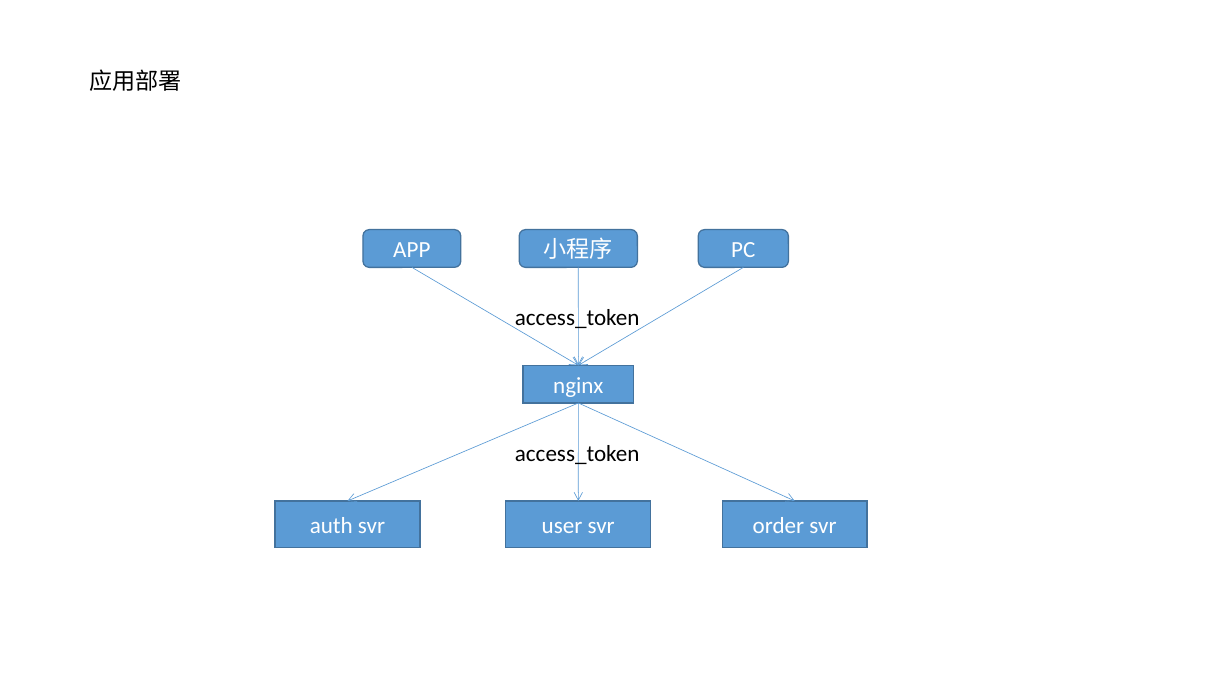
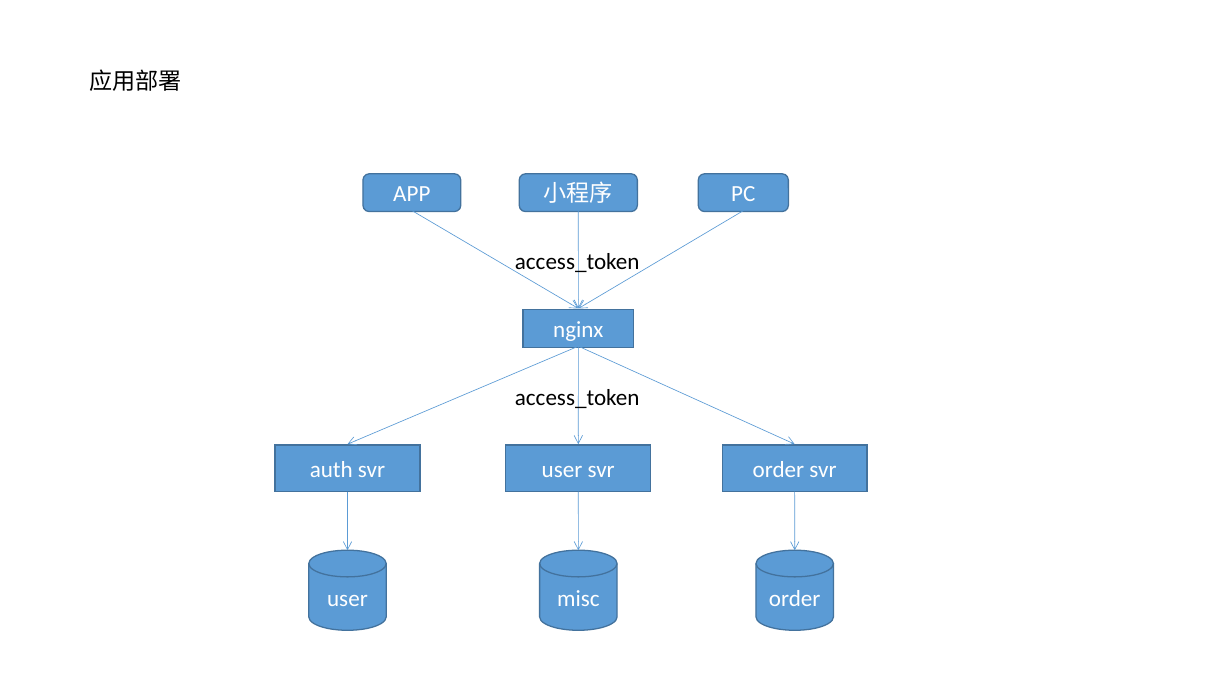
Before and after one commit to cWSDmeVJNQ3ls3769JohnnyWilliams/HiAuth, a slide deck: slide 2 of doc/系统架构.pptx. Drawn at 1232x693 pixels with LibreOffice and Linux fonts; fonts in the diff are those of the drawing. Boxes give left, top, right and bottom in pixels: in the first picture for what was removed or moved away, otherwise in the second. Text is boxed around its words. In the diff, an @@ line names an element or a change of style, - is before the commit and + after.

```diff
--- a/doc/系统架构.pptx
+++ b/doc/系统架构.pptx
@@ 6 arrows, 4 rectangles, 3 rounded rectangles, 2 texts: place and size @@
-6 arrows, 4 rectangles, 3 rounded rectangles, 2 texts at box(275, 229, 868, 547)
+6 arrows, 4 rectangles, 3 rounded rectangles, 2 texts at box(275, 174, 868, 492)
@@ arrow added from (348, 492) to (348, 550), #5B9BD5 0.5 pt @@
@@ arrow added from (579, 492) to (579, 550), #5B9BD5 0.5 pt @@
@@ arrow added from (795, 492) to (795, 550), #5B9BD5 0.5 pt @@
@@ cylinder added at box(309, 550, 386, 630), fill #5B9BD5, outline #43739E 1 pt, 18 pt, text #FFFFFF @@
+user
@@ cylinder added at box(540, 550, 617, 630), fill #5B9BD5, outline #43739E 1 pt, 18 pt, text #FFFFFF @@
+misc
@@ cylinder added at box(756, 550, 834, 630), fill #5B9BD5, outline #43739E 1 pt, 18 pt, text #FFFFFF @@
+order
```
Also in this commit, not shown: 2 slides added, 10 other files.
